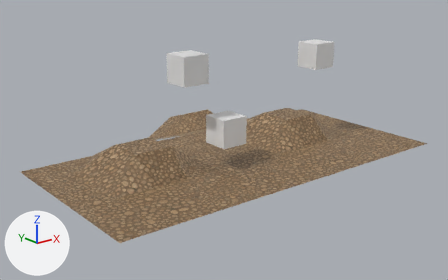
The glTF model assets/game.glb as it was, and as the next commit left it.
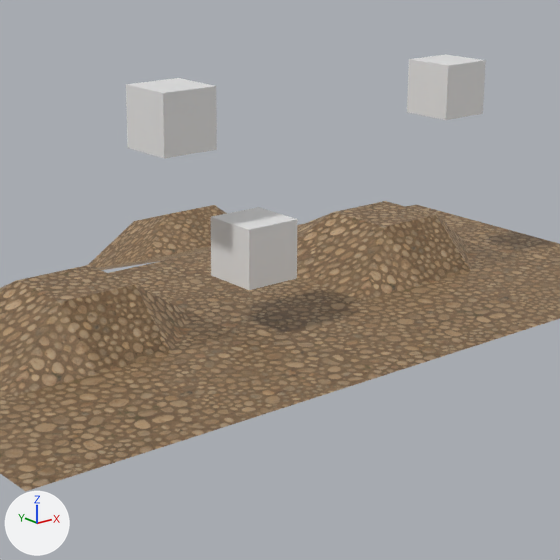
Old and new are each drawn whole from a 50 mm camera at (-3.06, -4.84, 2.19) aimed at (1.3, 0.6, 0.01) and again close up on the part from 24% to 82% of the width and 5% to 98% of the height. The lights are fixed; the arrows at lower left show +X, +Y and +Z.

Objects in the first close-up: 'Cube', 'Cube.002', 'ground', 'ground.001', 'ground.002', 'player'.
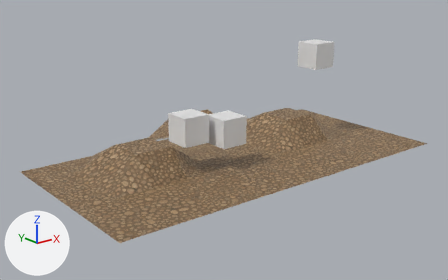
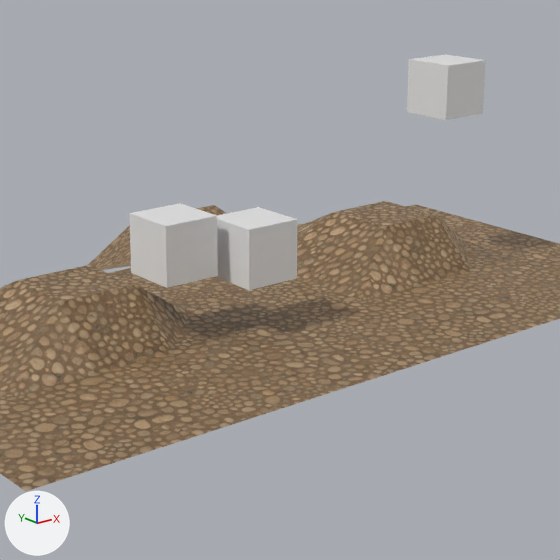
Where the change shows, as pixel boxes [x1, y1, x2, y2] in the close-ups (560 x 560 px):
'player', moved: before [126, 78, 217, 158]; after [129, 203, 218, 288]
'ground.002', unchanged, covered by the edit: [4, 205, 412, 286] in both

What the commit changed:
Object 'player' (ob_player) moves from (0.381, 0.015, 1.053) to (0.381, 0.015, 0.456).
